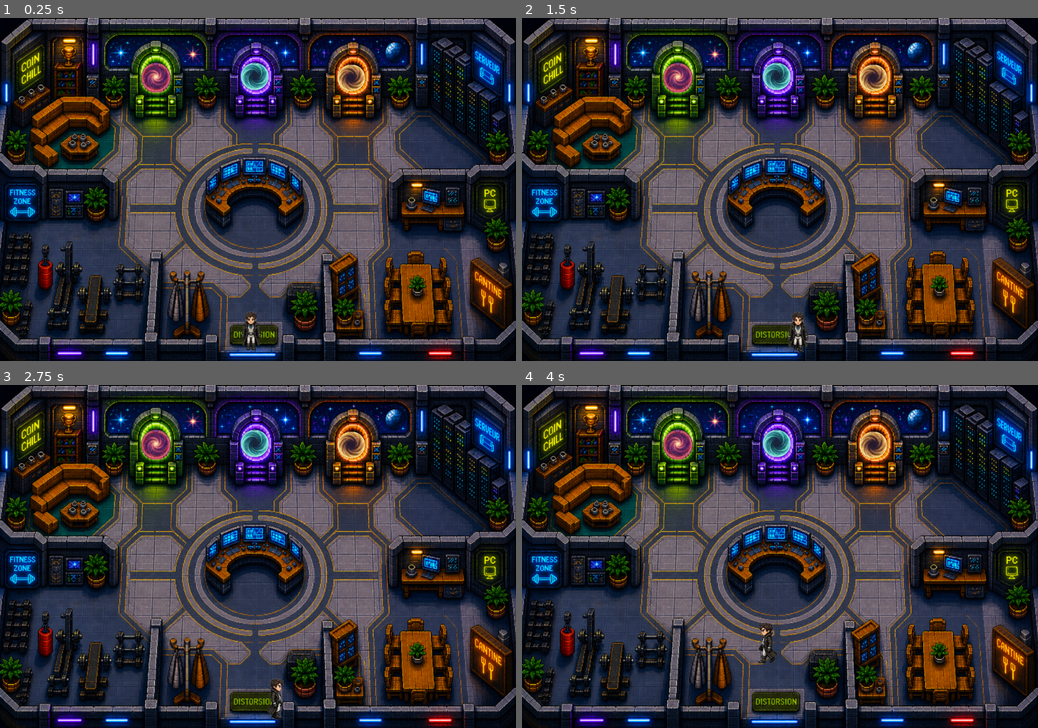
Above: before the commit, frames 1-4 (two rows, left to right).
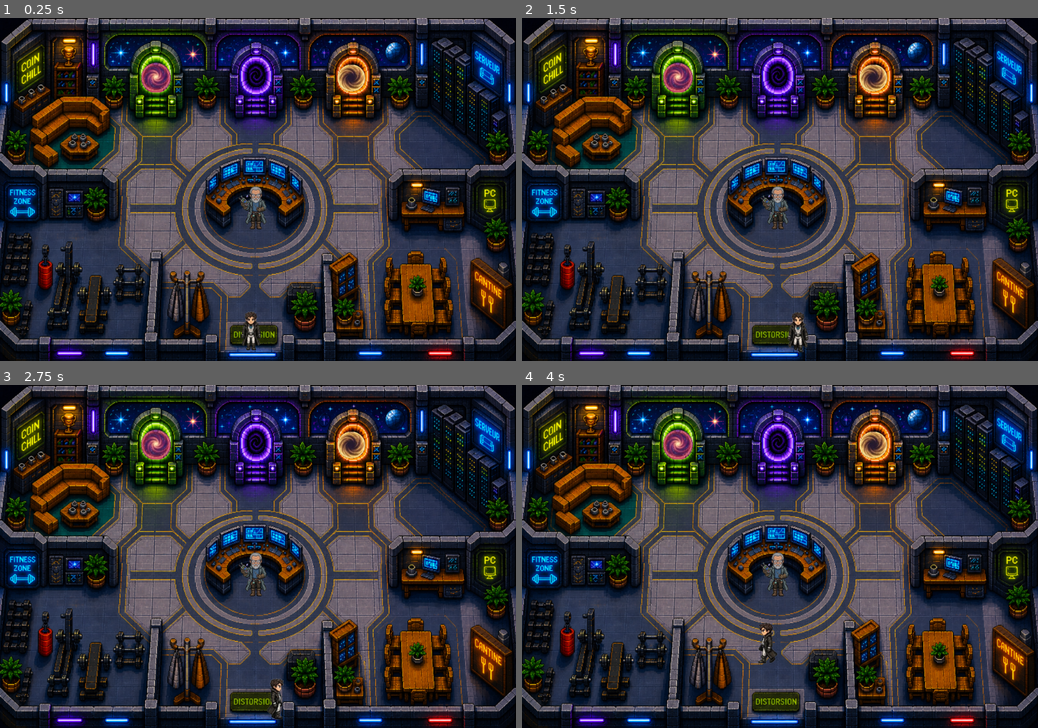
Above: after the commit, the same moments.

Repository: mbennab/Distortion
Game: Godot game, scene res://Main.tscn
The game is run twice, just before and just after one commit, with the same random seed, the same clock (stepped at 60 frames per second) and the same inputs.
Inputs:
- Up to frame 1 (0.25 s): no input
- Up to frame 2 (1.5 s): hold D (marche_droite) 0.53-1.28 s; hold Down (marche_bas) from 1.28 s (still down)
- Up to frame 3 (2.75 s): release Down (marche_bas) at 2.03 s; hold D (marche_droite) from 2.03 s (still down)
- Up to frame 4 (4 s): release D (marche_droite) at 2.78 s; hold Up (marche_haut) 2.78-3.53 s; hold A (marche_gauche) from 3.53 s (still down)

The runs differ from the first frame. In frame 1, 0.7% of the frame differs, in the area x 46-53%, y 12-62%; in frame 2, 0.7%; in frame 3, 0.7%; in frame 4, 0.7%.

Commit message:
pnjHub ajout

Diff:
--- a/HUB Central/TimeAunoteDansHubCentral.gd
+++ b/HUB Central/TimeAunoteDansHubCentral.gd
@@ -1,7 +1,9 @@
 extends Node2D
 
 var timeAunote
+var pnjHub
 var positionEntreePrincipale
+var pnjPos
 var started = false
 var stopped = true
 var limites
@@ -12,6 +14,7 @@
 var porteDroite
 var timerSortie
 var speed = 350
+
 
 func _ready():
 	hide()
@@ -24,6 +27,9 @@
 	porteDroite = $"fondHubCentral/portesVoyageSalles/porteDroite"
 	timerSortie = $timerSortie
 	timeAunote = $TimeAunote
+	pnjHub = $"pnj-hub"
+	pnjPos = $"fondHubCentral/Markers2D/pnjPos".position
+
 
 func _process(delta):
 	deplacement(delta)
@@ -32,6 +38,7 @@
 	show()
 	timeAunote = $TimeAunote
 	timeAunote.apparition(positionEntreePrincipale)
+	pnjHub.apparition(pnjPos)
 	started = true
 	stopped = false
 
--- a/HUB Central/TimeAunoteDansHubCentral.tscn
+++ b/HUB Central/TimeAunoteDansHubCentral.tscn
@@ -1,8 +1,10 @@
 [gd_scene format=3 uid="uid://cpwcmvqpo2hot"]
 
-[ext_resource type="GDScript" path="res://HUB Central/TimeAunoteDansHubCentral.gd" id="1_iim1y"]
+[ext_resource type="Script" uid="uid://cs2cja3r65ups" path="res://HUB Central/TimeAunoteDansHubCentral.gd" id="1_iim1y"]
 [ext_resource type="PackedScene" uid="uid://1le7qkl4cyvh" path="res://HUB Central/fondHubCentral.tscn" id="2_iim1y"]
 [ext_resource type="PackedScene" uid="uid://wwqx8ahb8wxb" path="res://HUB Central/TimeAunote.tscn" id="3_iim1y"]
+[ext_resource type="PackedScene" uid="uid://cdbextbddujbd" path="res://HUB Central/pnj_hub.tscn" id="4_l1upj"]
+[ext_resource type="Script" uid="uid://bp22n8tog4j0g" path="res://HUB Central/pnj_hub.gd" id="5_fu3hc"]
 
 [node name="TimeAunoteDansHUBCentral" type="Node2D" unique_id=1349946414]
 script = ExtResource("1_iim1y")
@@ -15,4 +17,8 @@
 wait_time = 3.0
 one_shot = true
 
+[node name="pnj-hub" parent="." unique_id=526112262 instance=ExtResource("4_l1upj")]
+position = Vector2(1195, 860)
+script = ExtResource("5_fu3hc")
+
 [connection signal="timeout" from="timerSortie" to="." method="_on_timer_sortie_timeout"]
--- a/HUB Central/fondHubCentral.tscn
+++ b/HUB Central/fondHubCentral.tscn
@@ -241,6 +241,9 @@
 [node name="retourDroite" type="Marker2D" parent="Markers2D" unique_id=799009682]
 position = Vector2(229, 532)
 
+[node name="pnjPos" type="Marker2D" parent="Markers2D" unique_id=210872974]
+position = Vector2(1195, 870)
+
 [node name="porteJauneAnimee" type="Sprite2D" parent="." unique_id=734240421]
 z_index = 1
 position = Vector2(1652.9998, 284)
@@ -253,7 +256,8 @@
 [node name="porteBleueAnimee" type="Sprite2D" parent="." unique_id=1279370560]
 z_index = 1
 position = Vector2(1197, 276.00003)
-scale = Vector2(1.185, 1.185)
+rotation = 6.2831855
+scale = Vector2(1e-05, 1e-05)
 texture = ExtResource("3_vqek8")
 
 [node name="AnimationPlayer" type="AnimationPlayer" parent="porteBleueAnimee" unique_id=280023141]
--- /dev/null
+++ b/HUB Central/pnj_hub.gd
@@ -0,0 +1,17 @@
+extends Node2D
+
+
+var pnjHubAnimation
+
+func _ready():
+	hide()
+	pnjHubAnimation = $animation_pnj_hub
+	pnjHubAnimation.play()
+
+func _process(delta):
+	pass
+
+func apparition(position):
+	pnjHubAnimation.animation = "idle"
+	self.position = position
+	show()
--- /dev/null
+++ b/HUB Central/pnj_hub.tscn
@@ -0,0 +1,33 @@
+[gd_scene format=3 uid="uid://cdbextbddujbd"]
+
+[ext_resource type="Texture2D" uid="uid://dlpnh7prpln22" path="res://art/pnj-hub.png" id="1_65o4k"]
+
+[sub_resource type="AtlasTexture" id="AtlasTexture_ufppd"]
+atlas = ExtResource("1_65o4k")
+region = Rect2(0, 0, 377, 640)
+
+[sub_resource type="AtlasTexture" id="AtlasTexture_wiq3o"]
+atlas = ExtResource("1_65o4k")
+region = Rect2(377, 0, 377, 640)
+
+[sub_resource type="SpriteFrames" id="SpriteFrames_munl3"]
+animations = [{
+"frames": [{
+"duration": 1.0,
+"texture": SubResource("AtlasTexture_ufppd")
+}, {
+"duration": 1.0,
+"texture": SubResource("AtlasTexture_wiq3o")
+}],
+"loop": true,
+"name": &"idle",
+"speed": 2.0
+}]
+
+[node name="pnj-hub" type="Node2D" unique_id=526112262]
+
+[node name="animation_pnj_hub" type="AnimatedSprite2D" parent="." unique_id=436515787]
+scale = Vector2(0.4, 0.4)
+sprite_frames = SubResource("SpriteFrames_munl3")
+animation = &"idle"
+frame_progress = 0.71192783
Not shown, added: HUB Central/pnj_hub.gd.uid
Binary file added: art/pnj-hub.png
